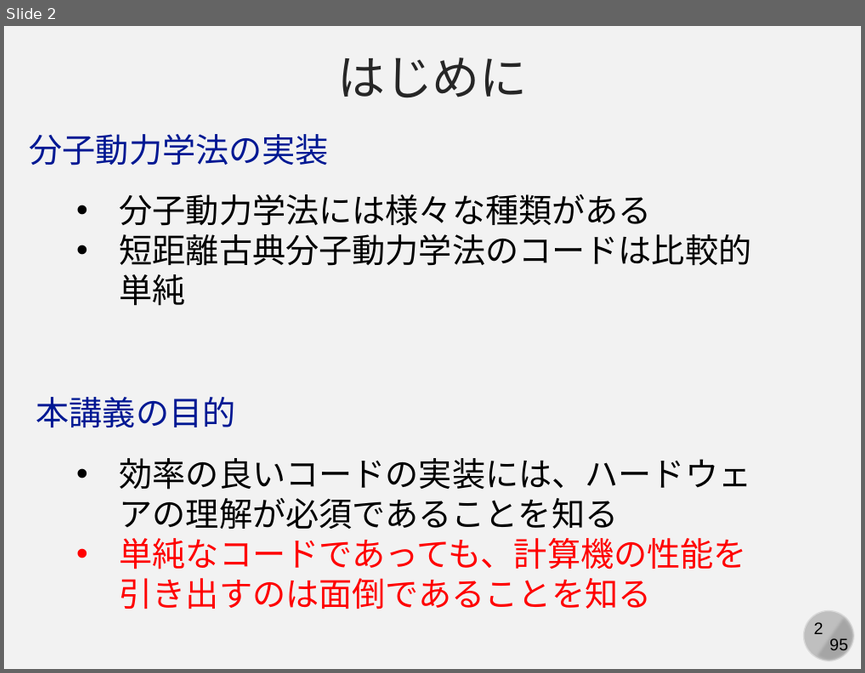
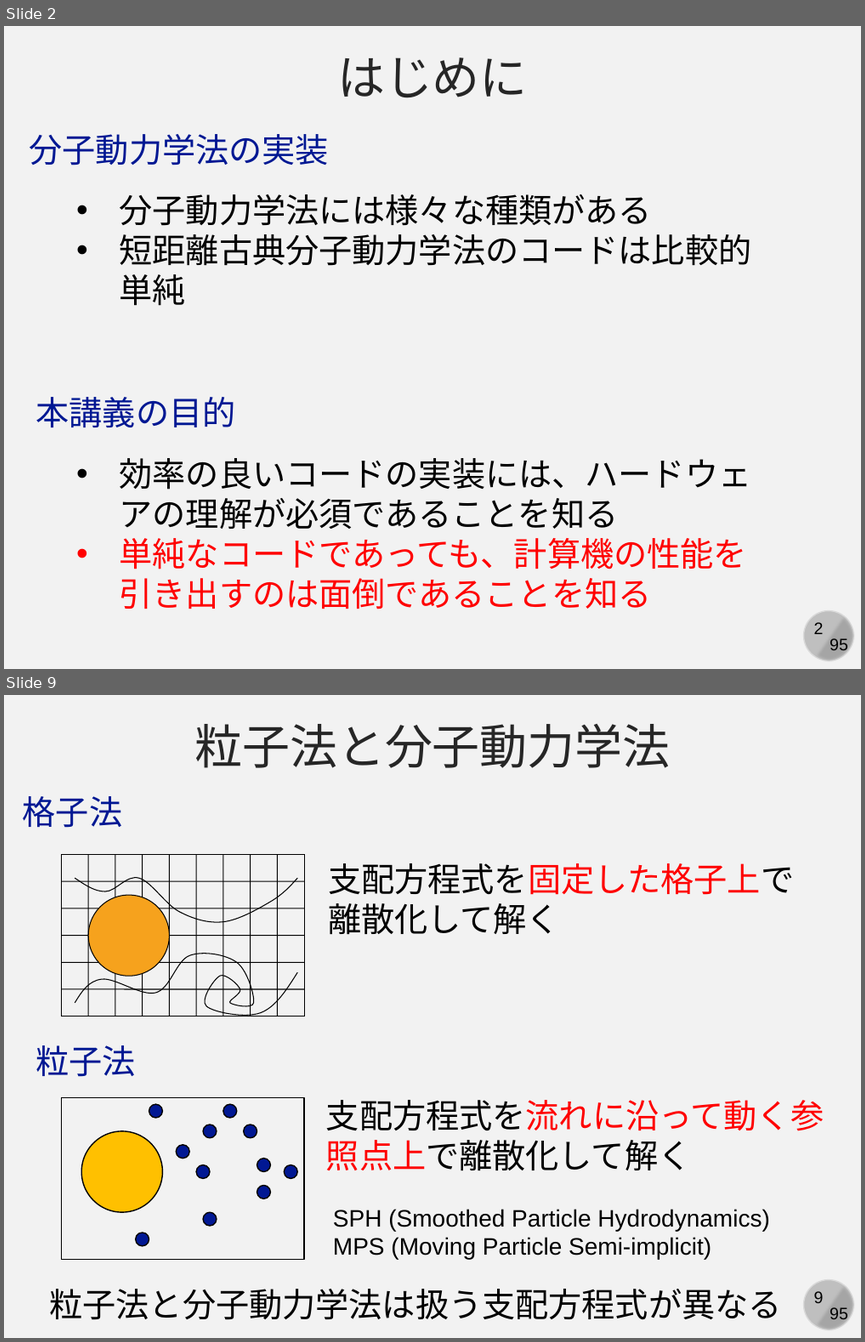
Before and after one commit to kaityo256/simulation_engineering, a slide deck: 07_md_implementation/simulation07.pptx. Shown one above the other, each under a label of ours: slide 2 before the commit, slides 2 and 9 after it; the slides between them are not shown. The pictures are 865x673 and 865x1342 pixels, drawn with LibreOffice and Linux fonts; fonts in the diff are those of the drawing. Boxes give left, top, right and bottom in pixels: in the first picture for what was removed or moved away, otherwise in the second. Text is boxed around its words. In the diff, an @@ line names an element or a change of style, - is before the commit and + after.

```diff
--- a/07_md_implementation/simulation07.pptx
+++ b/07_md_implementation/simulation07.pptx
@@ slide 9 added at bbox=[4, 695, 861, 1338], background #F2F2F2; not listed: 4 template elements that a slide beside it also shows @@
@@ text added at bbox=[194, 724, 670, 768], 40 pt, text #262626 @@
+粒子法と分子動力学法
@@ text added at bbox=[23, 796, 122, 828], 28 pt, text #011893 @@
+格子法
@@ text added at bbox=[328, 863, 794, 935], 28 pt, text #000000 @@
+支配方程式を固定した格子上で離散化して解く
@@ group added at bbox=[62, 854, 304, 1018]: 13 lines, 2 freeform shapes, 1 rectangle, 1 ellipse @@
@@ text added at bbox=[36, 1045, 136, 1077], 28 pt, text #011893 @@
+粒子法
@@ group added at bbox=[62, 1097, 304, 1259]: 12 ellipses, 1 rectangle @@
@@ text added at bbox=[326, 1100, 823, 1171], 28 pt, text #000000 @@
+支配方程式を流れに沿って動く参照点上で離散化して解く
@@ text added at bbox=[333, 1208, 769, 1259], 20 pt, text #000000 @@
+SPH (Smoothed Particle Hydrodynamics)
+MPS (Moving Particle Semi-implicit)
@@ text added at bbox=[49, 1288, 781, 1320], 28 pt, text #000000 @@
+粒子法と分子動力学法は扱う支配方程式が異なる
```
Also in this commit, not shown: 2 slides changed, 5 other slides added, 1 slide removed.
